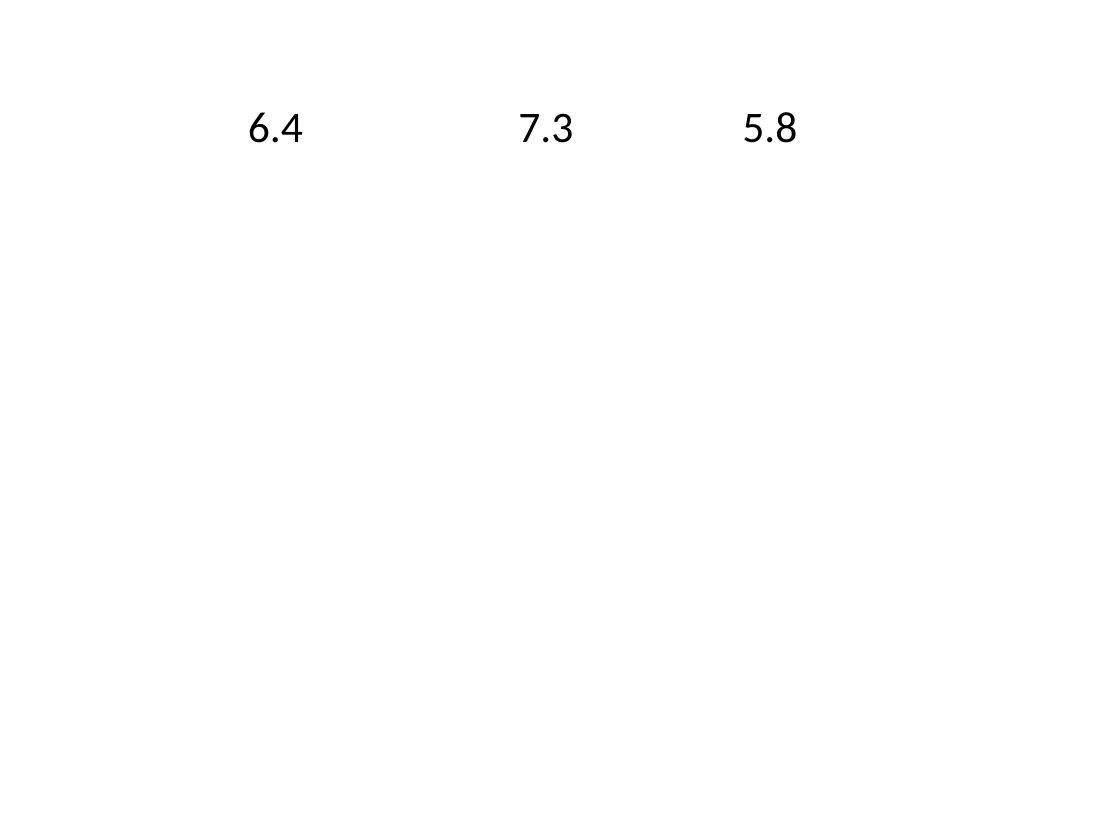
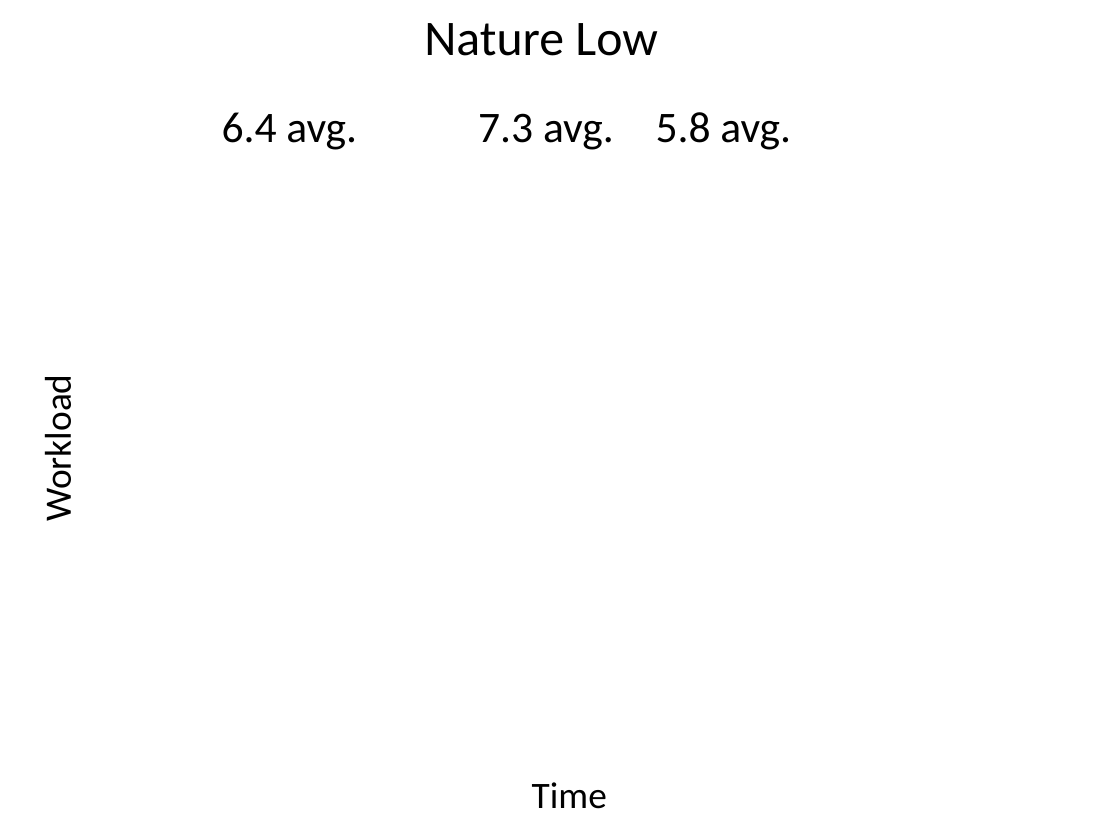
Before and after one commit to ericmercer/workload, a slide deck: slide 69 of publications_and_presentations/BYU13-03-Operator-Workload-Feb-2015.pptx (slide 70 before the commit). Drawn at 1120x840 pixels with LibreOffice and Linux fonts; fonts in the diff are those of the drawing; background and template pictures are left out. Boxes give left, top, right and bottom in pixels: in the first picture for what was removed or moved away, otherwise in the second. Text is boxed around its words. In the diff, an @@ line names an element or a change of style, - is before the commit and + after.

```diff
--- a/publications_and_presentations/BYU13-03-Operator-Workload-Feb-2015.pptx
+++ b/publications_and_presentations/BYU13-03-Operator-Workload-Feb-2015.pptx
@@ text added at (424,23,658,56), 32 pt, text #000000 @@
+Nature Low
@@ text at (222,112,357,150): text changed @@
-6.4
+6.4 avg.
@@ text at (478,113,614,150): text changed @@
-7.3
+7.3 avg.
@@ text at (656,112,791,150): text changed @@
-5.8
+5.8 avg.
@@ text added at (35,389,81,518), 24 pt, text #000000 @@
+Workload
@@ text added at (532,782,607,809), 24 pt, text #000000 @@
+Time
```
Also in this commit, not shown: 8 other slides changed, 3 slides added, 1 slide removed, 16 other files.
